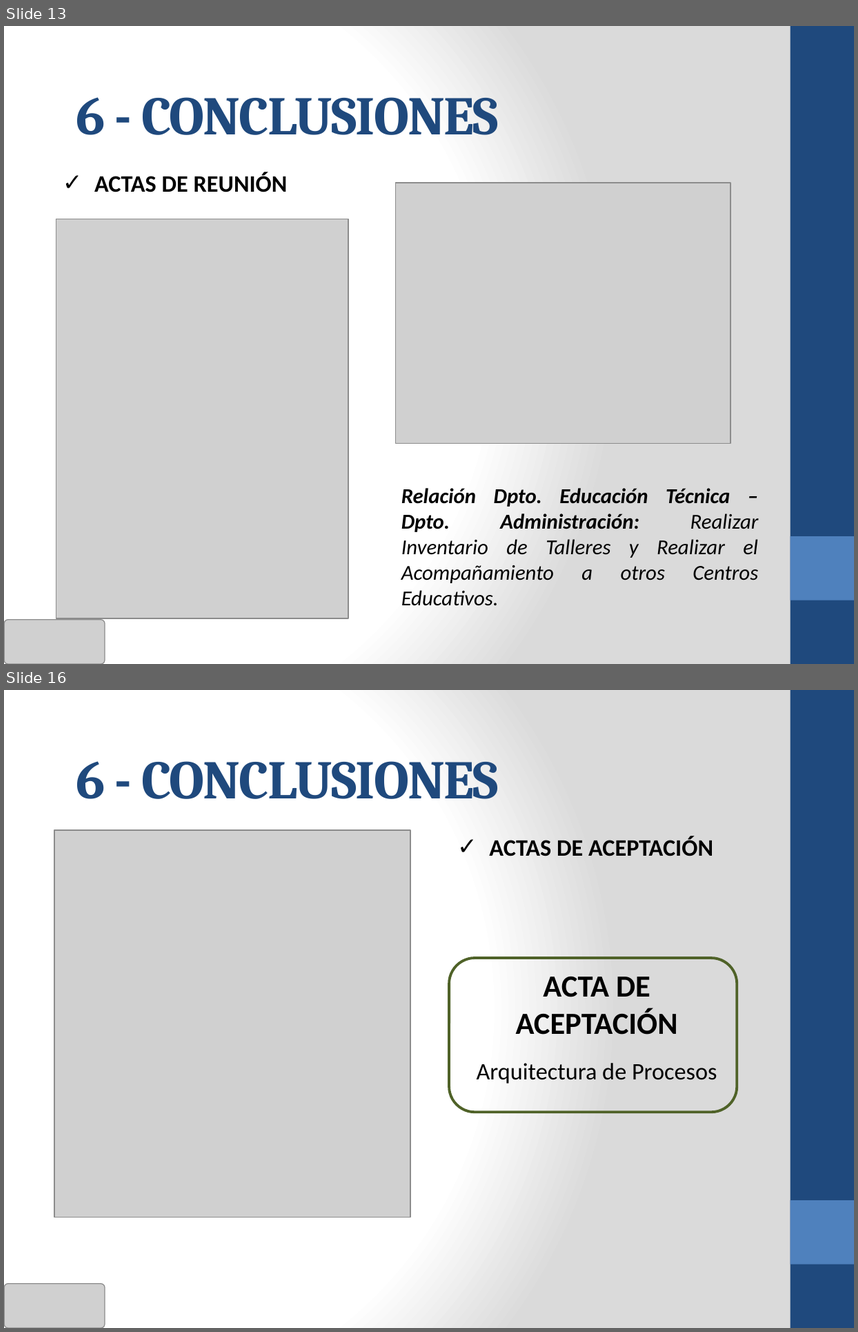
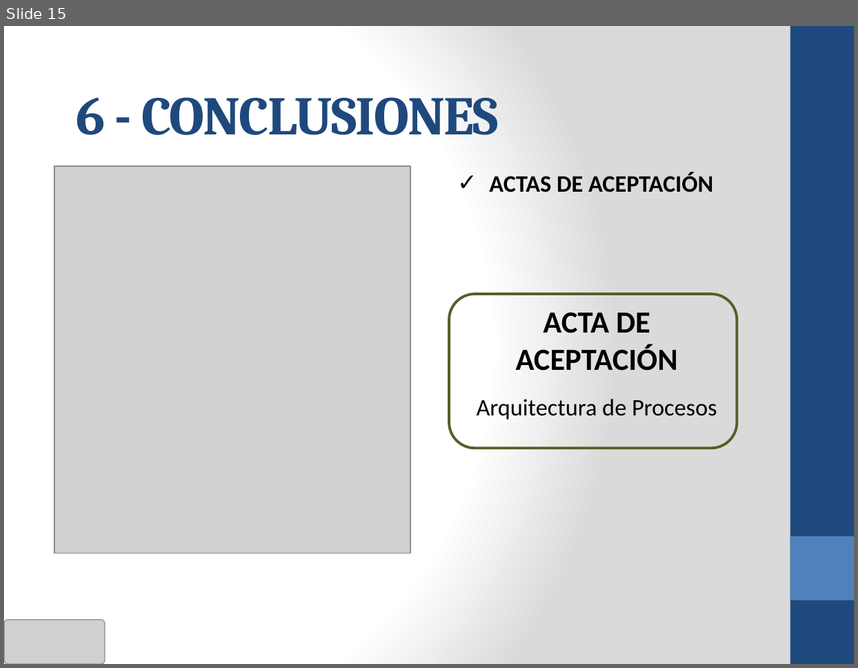
Before and after one commit to cms/proyecto-fya, a slide deck: Presentacion Final Ciclo 2011-02/ANOCFAP-[Presentación Final v3.0].pptx. Shown one above the other, each under a label of ours: slides 13 and 16 before the commit, slide 15 after it; the slides between them are not shown. The pictures are 858x1332 and 858x668 pixels, drawn with LibreOffice and Linux fonts; fonts in the diff are those of the drawing; grey boxes stand for pictures. Boxes give left, top, right and bottom in pixels: in the first picture for what was removed or moved away, otherwise in the second. Text is boxed around its words. In the diff, an @@ line names an element or a change of style, - is before the commit and + after.

```diff
--- a/Presentacion Final Ciclo 2011-02/ANOCFAP-[Presentación Final v3.0].pptx
+++ b/Presentacion Final Ciclo 2011-02/ANOCFAP-[Presentación Final v3.0].pptx
@@ slide 13 removed at [4, 26, 854, 664], background gradient #FFFFFF to #DADADA; not listed: 2 template elements that a slide beside it also shows @@
@@ title removed at [76, 97, 499, 135] @@
-6 - CONCLUSIONES
@@ text removed at [94, 172, 288, 192] @@
-✓ ACTAS DE REUNIÓN
@@ picture removed at [396, 183, 731, 443] @@
@@ picture removed at [56, 219, 348, 617] @@
@@ text removed at [401, 488, 759, 606] @@
-Relación Dpto. Educación Técnica – Dpto. Administración: Realizar Inventario de Talleres y Realizar el Acompañamiento a otros Centros Educativos.
@@ picture removed at [4, 619, 104, 664] @@
@@ what was slide 16 is now slide 15 @@
```
Also in this commit, not shown: 2 slides changed, 3 slides added, 5 other slides removed.
